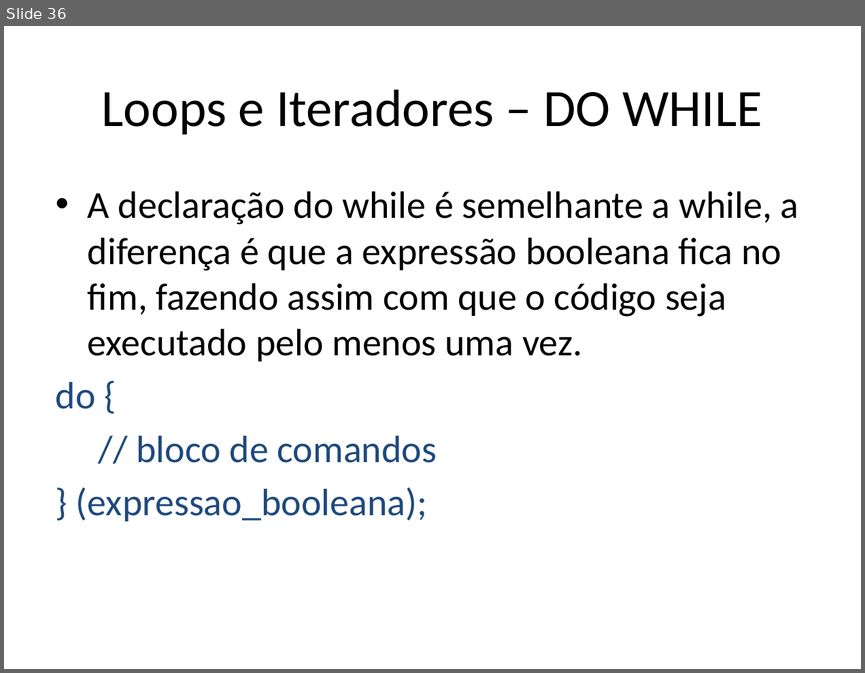
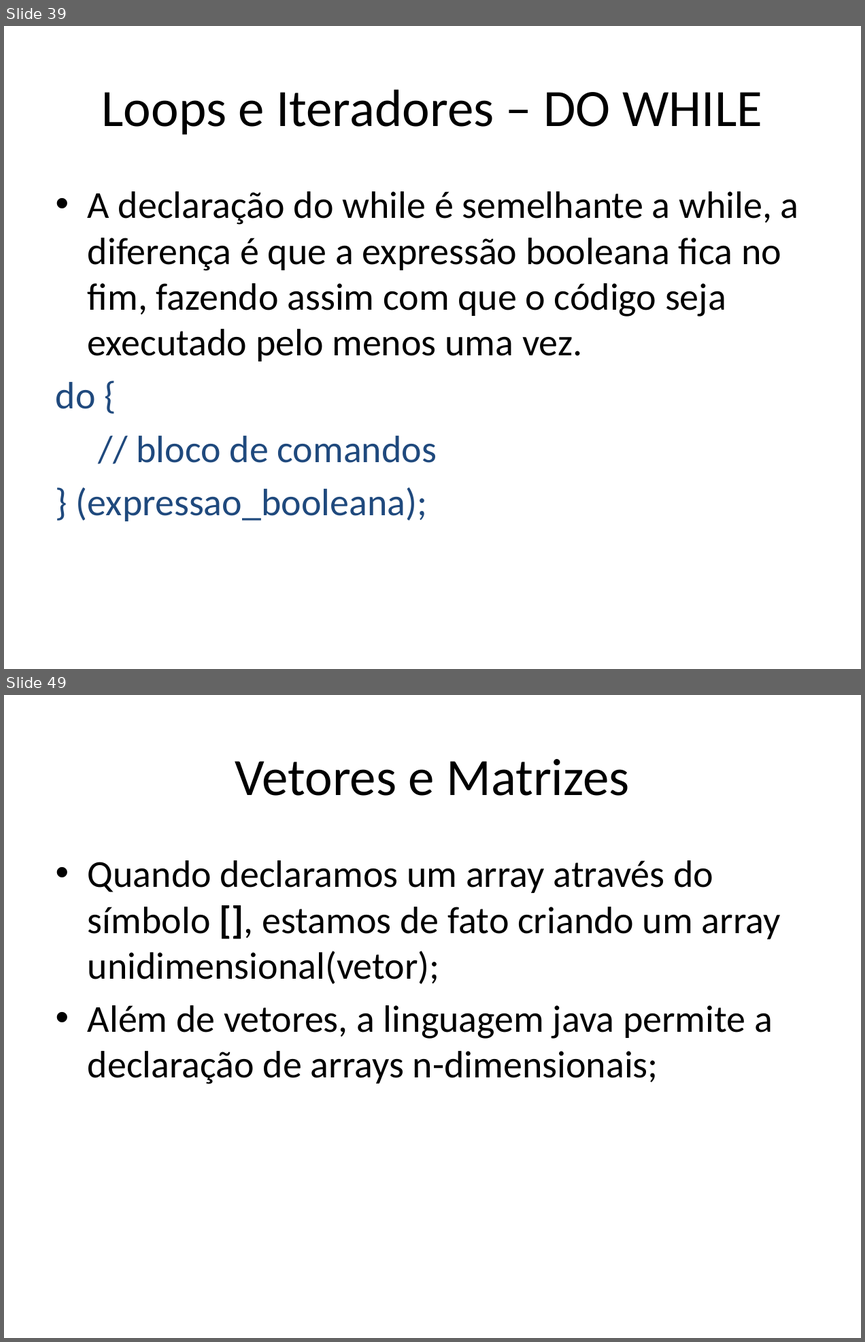
Before and after one commit to renanlessa/CursoJava, a slide deck: Documentos/Curso Java.pptx. Shown one above the other, each under a label of ours: slide 36 before the commit, slides 39 and 49 after it; the slides between them are not shown. The pictures are 865x673 and 865x1342 pixels, drawn with LibreOffice and Linux fonts; fonts in the diff are those of the drawing. Boxes give left, top, right and bottom in pixels: in the first picture for what was removed or moved away, otherwise in the second. Text is boxed around its words. In the diff, an @@ line names an element or a change of style, - is before the commit and + after.

```diff
--- a/Documentos/Curso Java.pptx
+++ b/Documentos/Curso Java.pptx
@@ slide 49 added at [4, 695, 861, 1338], background #FFFFFF @@
@@ title added at [235, 759, 629, 796], 44 pt, text #000000 @@
+Vetores e Matrizes
@@ text added at [88, 860, 781, 1084], 32 pt, text #000000 @@
+• Quando declaramos um array através do símbolo [], estamos de fato criando um array unidimensional(vetor);
+• Além de vetores, a linguagem java permite a declaração de arrays n-dimensionais;
@@ what was slide 36 is now slide 39 @@
```
Also in this commit, not shown: 12 other slides added, 44 other files.
